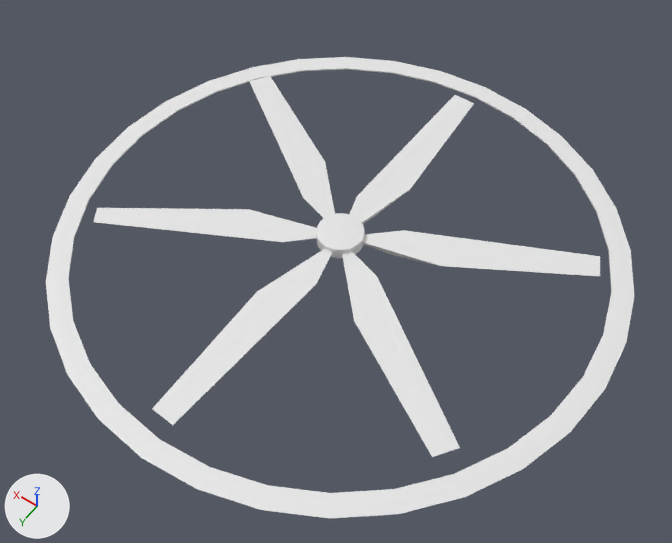
Before and after pictures for a commit that changed the Blender file Badass_Upgrade/DESIGN/Ventilador Industrial/ventilador_industrial.blend.
The view is the same before and after, from a 50 mm camera at (-6.42, 8.82, 15.33) aimed at (-0.33, 0.29, 1.93). The lights are fixed; the arrows at lower left show +X, +Y and +Z. Materials are left out; every surface is plain grey.
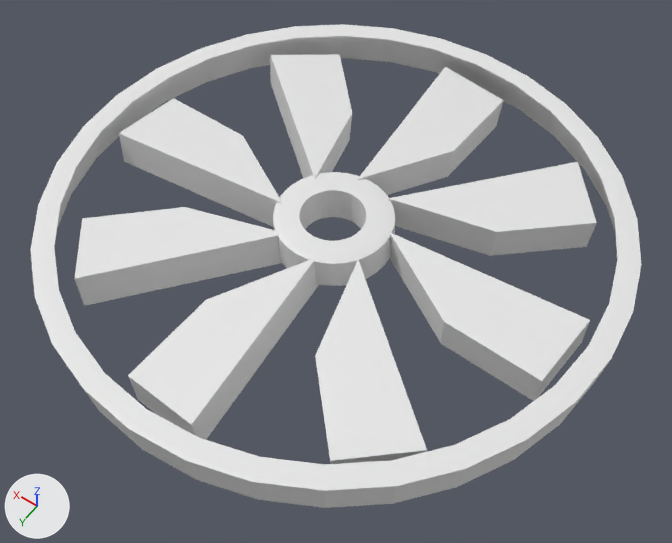
The change, as a list of edits to the scene's bpy script:
```text
Change me_sphere_001:
    used by ob_sphere; location = (-0.06, -0.23, 2.14); scale = (0.441, 0.441, -0.0191)
    remove me_sphere_001.from_pydata(...)  # 514 vertices, 544 faces; spans x -1.0..1.0, y -1.0..1.0, z -13.35..1.0
    add me_sphere_001.from_pydata(...)  # 468 vertices, 530 faces; spans x -1.0..1.0, y -1.0..1.0, z -0.86..7.67
    me_sphere_001 part 1: 514 vertices removed from x -1.0..1.0, y -1.0..1.0, z -13.35..1.0; 468 vertices added at x -1.0..1.0, y -1.0..1.0, z -0.86..7.67
Change me_cube_031:
    used by ob_cube_004; location = (0.8, -0.82, 2.02); rotation_euler = (0.0, 0.0, 3.182), in degrees (0, 0, 182); scale = (-0.264, -0.264, -0.264)
    remove me_cube_031.from_pydata(...)  # 48 vertices, 36 faces; spans x -19.7..12.7, y -14.7..20.3, z -1.0..-0.3
    add me_cube_031.from_pydata(...)  # 8 vertices, 6 faces; spans x -3.9..4.0, y -5.6..3.5, z -1.0..1.0
    me_cube_031 part 3: the whole mesh is rebuilt
Change me_sphere_002:
    used by ob_sphere_001; location = (-0.06, -0.2, 2.06); scale = (-5.35, -5.35, -0.035)
    remove me_sphere_002.from_pydata(...)  # 195 vertices, 229 faces; spans x -1.0..1.0, y -1.0..1.0, z -0.38..0.38
    add me_sphere_002.from_pydata(...)  # 195 vertices, 229 faces; spans x -1.0..1.0, y -1.0..1.0, z -23.78..0.2
    me_sphere_002 part 2: 163 of the vertices in x -1.0..1.0, y -1.0..1.0, z -0.38..0.38 are moved by (0.0, 0.0, -23.4)
Add me_cube_049:
    me_cube_049.from_pydata(...)  # 64 vertices, 48 faces; spans x -7.9..17.5, y -6.8..18.8, z -2.0..1.9
Change ob_sphere:
    ob_sphere.location: (-0.06, -0.23, 2.14) -> (0.07, -0.2, 2.72)
    ob_sphere.rotation_euler: (0.0, 0.0, 0.0) -> (0.0, 3.142, 4.712)  # degrees (0, 0, 0) -> degrees (0, 180, 270)
    ob_sphere.scale: (0.441, 0.441, -0.0191) -> (1.12, 1.12, 0.0865)
Change ob_cube_004:
    ob_cube_004.location: (0.8, -0.82, 2.02) -> (-0.27, -3.02, 2.35)
    ob_cube_004.rotation_euler: (0.0, 0.0, 3.182) -> (-0.0204, -0.0642, 0.572)  # degrees (0, 0, 182) -> degrees (-1.2, -3.7, 33)
    ob_cube_004.scale: (-0.264, -0.264, -0.264) -> (0.366, 0.366, 0.366)
Change ob_sphere_001:
    ob_sphere_001.location: (-0.06, -0.2, 2.06) -> (0.04, -0.21, 2.06)
Add ob_cube_002:
    ob_cube_002 = bpy.data.objects.new('Cube.002', me_cube_049)
    ob_cube_002.location = (0.25, 2.62, 2.31)
    ob_cube_002.rotation_euler = (-0.0204, -0.0642, 3.714)  # degrees (-1.2, -3.7, 213)
    ob_cube_002.scale = (0.366, 0.366, 0.366)
```

Where the change shows, as pixel boxes [x1, y1, x2, y2] in the pictures (672 x 543 px):
'Cube.002', added: after [75, 54, 597, 464]
'Sphere.001', reshaped, moved: before [46, 57, 634, 518]; after [30, 24, 641, 508]
'Cube.004', reshaped, moved, turned, rescaled: before [93, 76, 600, 457]; after [357, 72, 504, 195]
'Sphere', reshaped, moved, turned, rescaled: before [316, 213, 365, 258]; after [273, 172, 395, 286]
